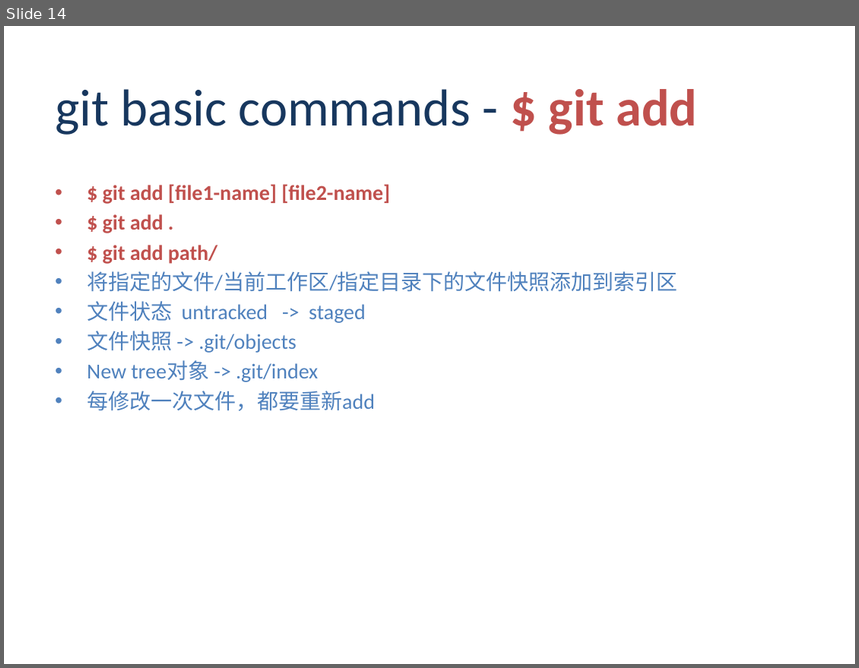
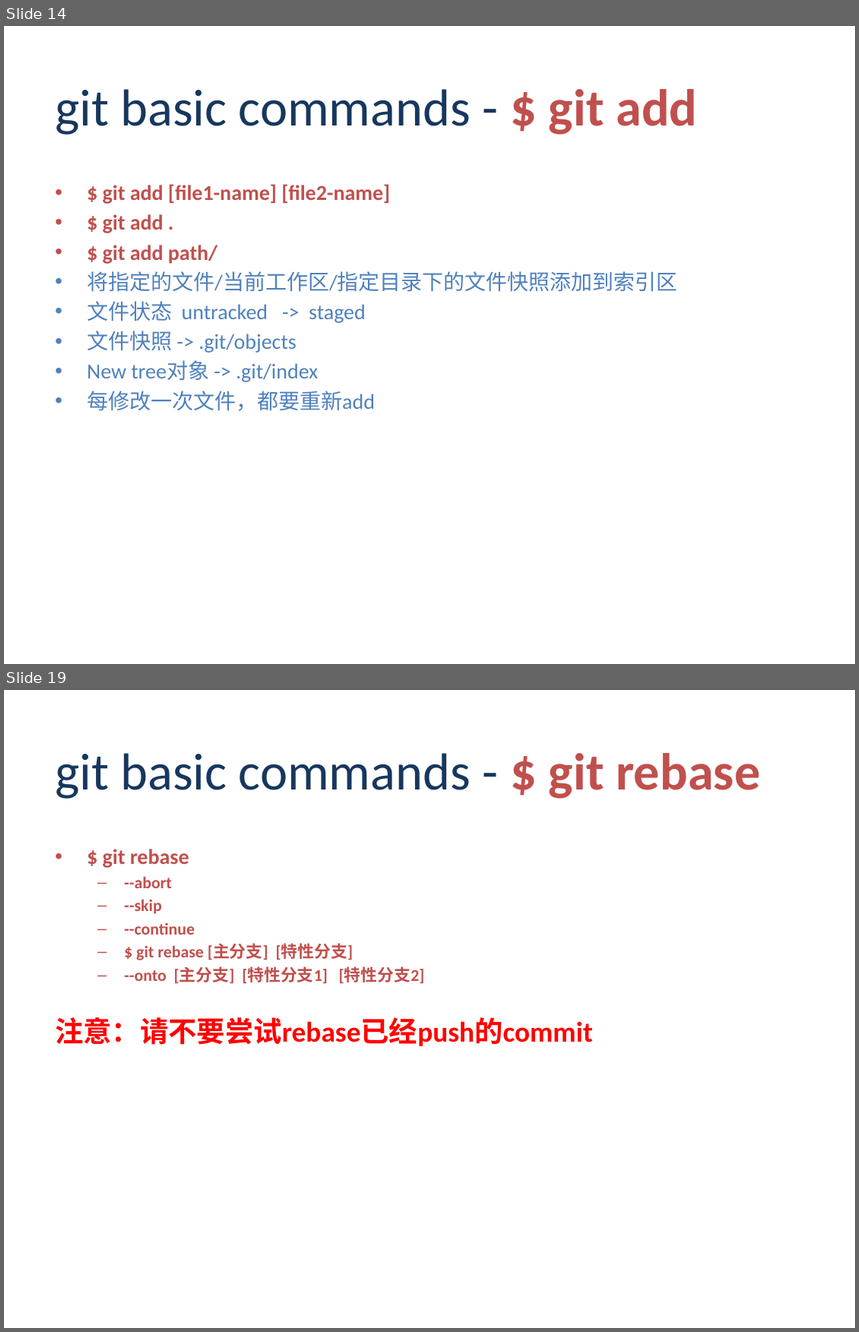
Before and after one commit to ayi0z/PGRN, a slide deck: ProGit.pptx. Shown one above the other, each under a label of ours: slide 14 before the commit, slides 14 and 19 after it; the slides between them are not shown. The pictures are 859x668 and 859x1332 pixels, drawn with LibreOffice and Linux fonts; fonts in the diff are those of the drawing; background and template pictures are left out. Boxes give left, top, right and bottom in pixels: in the first picture for what was removed or moved away, otherwise in the second. Text is boxed around its words. In the diff, an @@ line names an element or a change of style, - is before the commit and + after.

```diff
--- a/ProGit.pptx
+++ b/ProGit.pptx
@@ slide 19 added at bbox=[4, 690, 855, 1328], background picture (left out) @@
@@ title added at bbox=[55, 753, 760, 799], 44 pt, text #17375E @@
+git basic commands - $ git rebase
@@ text added at bbox=[55, 849, 593, 1046], 14 pt, text #C0504D, bold @@
+• $ git rebase
+  – --abort
+  – --skip
+  – --continue
+  – $ git rebase [主分支] [特性分支]
+  – --onto [主分支] [特性分支1] [特性分支2]
+  注意：请不要尝试rebase已经push的commit
```
Also in this commit, not shown: 7 slides changed, 12 other slides added, 1 other file.
